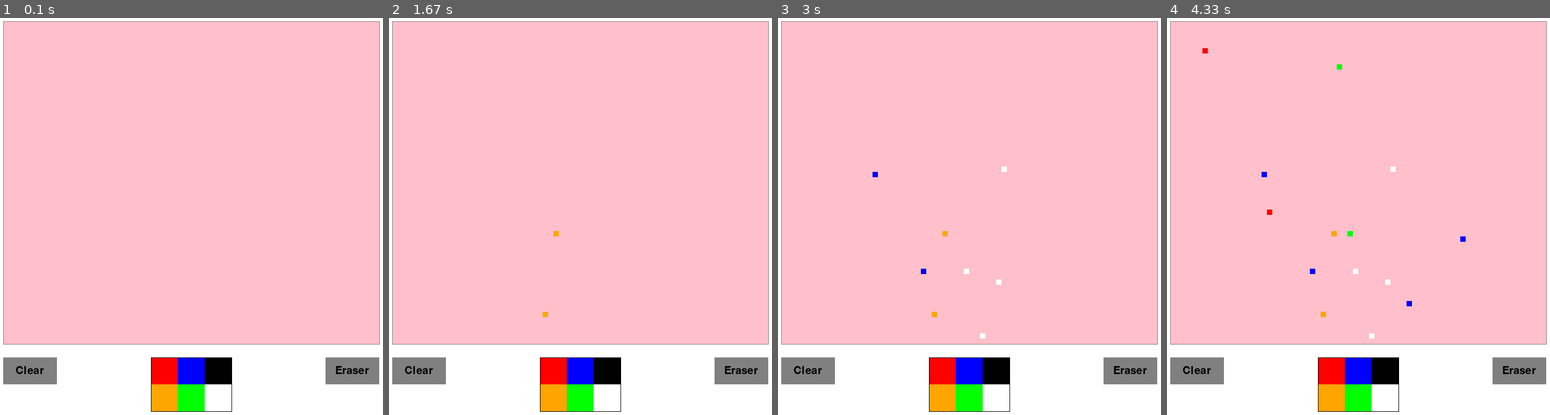
Above: before the commit, frames 1-4 (left to right).
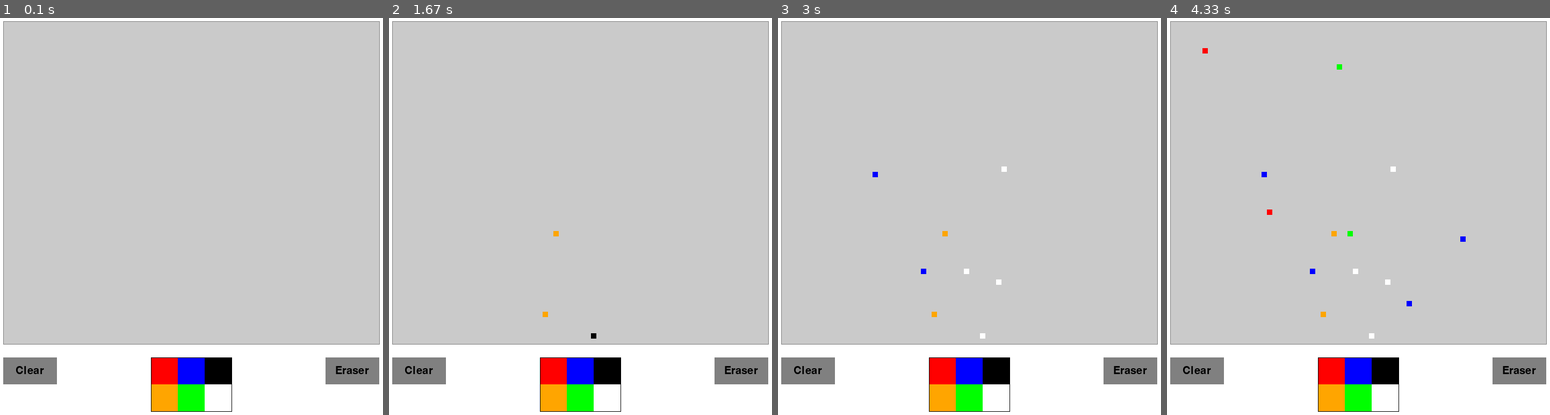
Above: after the commit, the same moments.

Repository: jackgpalfrey/PygameDrawingProgram
Game: pygame game, started from main.py
Two runs of this game, one before a commit and one after it. Both use one fixed random seed, a clock stepped at 60 frames per second and the inputs below.
Inputs (mouse positions are in pixels of both pictures, inside the frame that each line leads up to):
- Up to frame 1 (0.1 s): no input
- Up to frame 2 (1.67 s): press the mouse at (419, 371) at 0.37 s; move the mouse to (503, 355) at 0.47 s; release the mouse at (591, 335) at 0.6 s; tap Space at 0.67 s; press the mouse at (741, 371) at 1.03 s; move the mouse to (618, 331) at 1.13 s; release the mouse at (500, 291) at 1.27 s; press the mouse at (538, 399) at 1.37 s; move the mouse to (546, 315) at 1.47 s; release the mouse at (553, 232) at 1.6 s
- Up to frame 3 (3 s): press the mouse at (996, 399) at 1.7 s; move the mouse to (980, 331) at 1.8 s; release the mouse at (965, 268) at 1.93 s; press the mouse at (969, 371) at 2.03 s; move the mouse to (923, 272) at 2.13 s; release the mouse at (873, 172) at 2.27 s; press the mouse at (996, 399) at 2.37 s; move the mouse to (1000, 283) at 2.47 s; release the mouse at (1000, 168) at 2.6 s; press the mouse at (927, 399) at 2.7 s; move the mouse to (988, 375) at 2.8 s; release the mouse at (1046, 351) at 2.93 s
- Up to frame 4 (4.33 s): press the mouse at (1358, 371) at 3.03 s; move the mouse to (1412, 303) at 3.13 s; release the mouse at (1461, 240) at 3.27 s; press the mouse at (1358, 399) at 3.37 s; move the mouse to (1350, 232) at 3.47 s; release the mouse at (1339, 65) at 3.6 s; press the mouse at (1331, 371) at 3.7 s; move the mouse to (1270, 212) at 3.8 s; release the mouse at (1205, 49) at 3.93 s

The runs differ from the first frame. In frame 1, 80% of the frame differs, in the area x 0-100%, y 0-83%; in frame 2, 80%; in frame 3, 79%; in frame 4, 79%.

Commit message:
Finished Commenting Code

Diff:
--- a/main.py
+++ b/main.py
@@ -2,23 +2,35 @@
 from Utils.RGBcolors import AllColors as Color
 import random
 
+# Constants:
+
 WIDTH = 800
 HEIGHT = 800
 
+
+# Pygame Initialisations
+pygame.init()
+pygame.font.init()
+
+# Create Window
 win = pygame.display.set_mode((WIDTH,HEIGHT))
 pygame.display.set_caption("Drawing Program")
 win.fill(Color.WHITE)
 
-pygame.init()
-pygame.font.init()
-
-
-running = True
-
-
-
+# Class for Drawing Section
 class DrawSurface():
     def __init__(self,win,surfaceWidth,surfaceHeight,surfaceXOffset,surfaceYOffset,pixelXDensity,pixelYDensity):
+        """ Creates Drawing Surface
+
+        Args:
+            win (Surface): Base Game Window
+            surfaceWidth (int): Width of drawing surface
+            surfaceHeight (int): Height of drawing surface
+            surfaceXOffset (int): Offset of the drawing surface from the left of the screen
+            surfaceYOffset (int): Offset of the drawing surface from the top of the screen
+            pixelXDensity (int): Number of pixels on the x axis
+            pixelYDensity (int): Number of pixels on the y axis
+        """
         self.win = win
         self.width = surfaceWidth
         self.height = surfaceHeight
@@ -26,34 +38,50 @@
         self.yOffset = surfaceYOffset
         self.xDensity = pixelXDensity
         self.yDensity = pixelYDensity
-        self.baseColor = Color.PINK
-
-
-        self.createPixelGrid(self.width,self.height,self.xDensity,self.yDensity)
+        self.baseColor = Color.LIGHT_GREY # Color all pixels will start as
+
+
+        self.pixelGrid = self.createPixelGrid(self.width,self.height,self.xDensity,self.yDensity)
 
     def createPixelGrid(self,surfaceWidth,surfaceHeight,xPixelDensity,yPixelDensity):
-        pixelGrid = []
-
+        """ Creates the array data structure for the Drawing Surface
+
+        Args:
+            surfaceWidth (int): Width of the drawing surface
+            surfaceHeight (int): Height of the drawing
+            xPixelDensity (int): Number of pixels on the x axis
+            yPixelDensity (int): Number of pixels on y axis
+
+        Returns:
+            array: array data structure of drawing surface
+        """
+        pixelGrid = [] # Creates array
+
+
+        # Gets pixel size
         self.xPixelSize = surfaceWidth / xPixelDensity
         self.yPixelSize = surfaceHeight / yPixelDensity
 
 
-
+        # Loops through each pixel and creates a related position in the array
         for row in range(xPixelDensity):
             pixelGrid.append([])
             for pixel in range(yPixelDensity):
                 pixelGrid[row].append(self.baseColor)
 
-
-        self.pixelGrid = pixelGrid
+        return pixelGrid
 
 
     def getPixelGird(self):
+        """ Returns the pixelGrid of the DrawSurface Class
+        """
         print(self.pixelGrid)
 
 
 
     def draw(self):
+        """ Draws each pixel in the pixelGrid and the border around the Drawing Surface
+        """
         for row in range(len(self.pixelGrid)):
             xPos = self.xOffset + (row * self.xPixelSize)
             for pixel in range(len(self.pixelGrid[row])):
@@ -68,118 +96,156 @@
 
 
     def getMousedPixel(self,mousePos):
-        x,y = mousePos
-
+        """ Works out based on pygame mouse coordinates the pixel in the Drawing Surface the point is in
+
+        Args:
+            mousePos (tuple): Position of mouse (x,y)
+
+        Raises:
+            Exception: Raises if mouse position is outside of the pixel grid
+
+        Returns:
+            tuple : the [row,col] of the pixel its in
+        """
+        x,y = mousePos # Converts tuple to x and y variable
+
+        # Works out row and col
         row = int((x - self.xOffset) // self.xPixelSize)
         col = int((y - self.yOffset) // self.yPixelSize)
 
-        print(row, " - ", self.xDensity)
-        print(col, " - ", self.yDensity)
-
+        # Checks if row and col is inside Draw Surface
         if row < self.xDensity and row >= 0 and col < self.yDensity and col >= 0:
             return [row,col]
-        else:
-            checkMenuPos(mousePos)
+        else: # Else raises Exception
             raise Exception("Outside of pixel Grid")
 
 
-    def changeColor(self,pos,color):
-        try:
-            coords = self.getMousedPixel(pos)
-        except Exception:
-            print("Nah")
-            return False
-        else:
-            if color == "ERASER":
-                color = self.baseColor
-            self.pixelGrid[coords[0]][coords[1]] = color
+    def changeColor(self,gridPos,color):
+        """ Changes Color of a given gridPixel
+
+        Args:
+            gridPos (tuple): Position in grid of pixel
+            color (tuple): Wanted RGB color of pixel
+        """
+        if color == "ERASER": # Checks if color is ERASER if so sets color to the base color of the Draw Surface
+            color = self.baseColor
+        self.pixelGrid[gridPos[0]][gridPos[1]] = color
 
 def drawMenu():
-
-    font = pygame.font.Font('freesansbold.ttf', 20)
-
-    pygame.draw.rect(win, Color.GREY, (50,675,100,50)) # Clear
-    pygame.draw.rect(win, Color.GREY, (650,675,100,50)) # Rubber
-    pygame.draw.rect(win, Color.RED, (325,675,50,50))
-    pygame.draw.rect(win, Color.ORANGE, (325,725,50,50))
-    pygame.draw.rect(win, Color.BLUE, (375,675,50,50)) #
-    pygame.draw.rect(win, Color.GREEN, (375,725,50,50))
-    pygame.draw.rect(win, Color.BLACK, (425,675,50,50))
-    pygame.draw.rect(win, Color.WHITE, (425,725,50,50))
-    text = font.render('Clear', True, Color.BLACK)
-    textRect = text.get_rect()
-    win.blit(text, (50 + ((100  - textRect.width)// 2),675 + ((50 - textRect.height)//2)))
-    text = font.render('Eraser', True, Color.BLACK)
-    textRect = text.get_rect()
-    win.blit(text, (650 + ((100  - textRect.width)// 2),675 + ((50 - textRect.height)//2)))
-
+    """ Draws Menu Elements of the Application
+    """
+    font = pygame.font.Font('freesansbold.ttf', 20) # Loads font used in menu
+
+    # Clear Button
+    pygame.draw.rect(win, Color.GREY, (50,675,100,50)) # Creates Button Box
+    text = font.render('Clear', True, Color.BLACK) # Creates Text
+    textRect = text.get_rect() # Gets Bounds of Text
+    win.blit(text, (50 + ((100  - textRect.width)// 2),675 + ((50 - textRect.height)//2))) # Draws Text
+
+    # Eraser Button
+    pygame.draw.rect(win, Color.GREY, (650,675,100,50)) # Creats Button Box
+    text = font.render('Eraser', True, Color.BLACK) # Creates Text
+    textRect = text.get_rect() # Gets Bounding Box
+    win.blit(text, (650 + ((100  - textRect.width)// 2),675 + ((50 - textRect.height)//2))) # Draws Text
+
+    # Color Selectors
+    pygame.draw.rect(win, Color.RED, (325,675,50,50)) # Red Color Button
+    pygame.draw.rect(win, Color.ORANGE, (325,725,50,50)) # Orange Color Button
+    pygame.draw.rect(win, Color.BLUE, (375,675,50,50)) # Blue Color Button
+    pygame.draw.rect(win, Color.GREEN, (375,725,50,50)) # Green Color Button
+    pygame.draw.rect(win, Color.BLACK, (425,675,50,50)) # Black Color Button
+    pygame.draw.rect(win, Color.WHITE, (425,725,50,50)) # White Color Button
+
+    # Draws Border Around Color Selector
     pygame.draw.line(win,Color.BLACK,(325, 675),(475, 675))
     pygame.draw.line(win,Color.BLACK,(325, 775),(475, 775))
     pygame.draw.line(win,Color.BLACK,(325, 675),(325, 775))
     pygame.draw.line(win,Color.BLACK,(475, 675),(475, 775))
 
 
-paintColor = Color.BLACK
-
-def checkMenuPos(pos):
+
+def checkMenuPos(mousePos):
+    """ Takes Pixel Position of Mouse and finds what menu item has been clicked on
+
+    Args:
+        pos (tuple): Pixel Position of mouse
+    """
     global paintColor
-    x,y = pos
-
-    if x >= 50 and x <= 150 and y >= 675 and y <= 725 :
+    x,y = mousePos
+
+    if x >= 50 and x <= 150 and y >= 675 and y <= 725 : # Clear Button
         surf.createPixelGrid(700,600,70,60)
-    elif x >= 325 and x <= 375 and y >= 675 and y <= 725 :
+    elif x >= 650 and x <= 750 and y >= 675 and y <= 725 : # Eraser Button
+        paintColor = "ERASER"
+    elif x >= 325 and x <= 375 and y >= 675 and y <= 725 : # Red Button
         paintColor = Color.RED
-    elif x >= 375 and x <= 425 and y >= 675 and y <= 725 :
+    elif x >= 300 and x <= 350 and y >= 725 and y <= 775 : # Orange Button
+        paintColor = Color.ORANGE
+    elif x >= 375 and x <= 425 and y >= 675 and y <= 725 : # Blue Button
         paintColor = Color.BLUE
-    elif x >= 300 and x <= 350 and y >= 725 and y <= 775 :
-        paintColor = Color.ORANGE
-    elif x >= 375 and x <= 425 and y >= 725 and y <= 775 :
+    elif x >= 375 and x <= 425 and y >= 725 and y <= 775 : # Green Button
         paintColor = Color.GREEN
-    elif x >= 425 and x <= 475 and y >= 675 and y <= 725 :
+    elif x >= 425 and x <= 475 and y >= 675 and y <= 725 : # Black Button
         paintColor = Color.BLACK
-    elif x >= 425 and x <= 475 and y >= 725 and y <= 775 :
+    elif x >= 425 and x <= 475 and y >= 725 and y <= 775 : # White Button
         paintColor = Color.WHITE
-    elif x >= 650 and x <= 750 and y >= 675 and y <= 725 :
-        paintColor = "ERASER"
-
-
+
+
+
+
+def clickHandler(drawSurface,mousePos,paintColor):
+    """ Handles Mouse postion and clicks
+
+    Args:
+        drawSurface (Surface): Game Window
+        mousePos (tuple): Pixel Position of mouse
+        paintColor (tuple): RGB color value
+    """
+    try: # Tries to get the pixelGrid coords of mouse
+        gridPos = drawSurface.getMousedPixel(mousePos)
+    except Exception: # If coords is outside of pixelGrid runs checkMenuPos() to determine if it clicked a menu item
+        checkMenuPos(mousePos)
+    else: # If mousePos is inside pixelGrid runs DrawSurface.changeColor() to change the color of selected DrawSurface pixel to paintColor
+        surf.changeColor(gridPos,paintColor)
+
+# Creates DrawSurface
 surf = DrawSurface(win,700,600,50,50,70,60)
-
-
 surf.draw()
-
 pygame.display.update()
 
 
-
-
+paintColor = Color.BLACK # Sets Default paintColor to black
+
+# Main Game Loop
+running = True
 while running:
 
+    # Draws UI
     surf.draw()
     drawMenu()
     pygame.display.update()
 
+    # Event Handling:
     for event in pygame.event.get():
+        # QUIT handling
         if event.type == pygame.QUIT:
             running = False
             pygame.quit()
 
-
+        # Mouse Handling
         elif pygame.mouse.get_pressed()[0]:
             pos = pygame.mouse.get_pos()
-            surf.changeColor(pos,paintColor)
+            clickHandler(surf,pos,paintColor)
         elif pygame.mouse.get_pressed()[2]:
             pos = pygame.mouse.get_pos()
-            surf.changeColor(pos,"ERASER")
-
-
+            clickHandler(surf,pos,"ERASER")
+
+        # Key Handling
         elif event.type == pygame.KEYDOWN:
+            # Space to Clear Handling
             if event.key == pygame.K_SPACE:
                 surf.createPixelGrid(700,600,70,60)
-                pass
+
+            # Backspace to Select Eraser Handling
             elif event.key == pygame.K_BACKSPACE:
                 paintColor = "ERASER"
-            elif event.key == pygame.K_1:
-                paintColor = Color.BLUE
-            elif event.key == pygame.K_2:
-                paintColor = Color.RED
